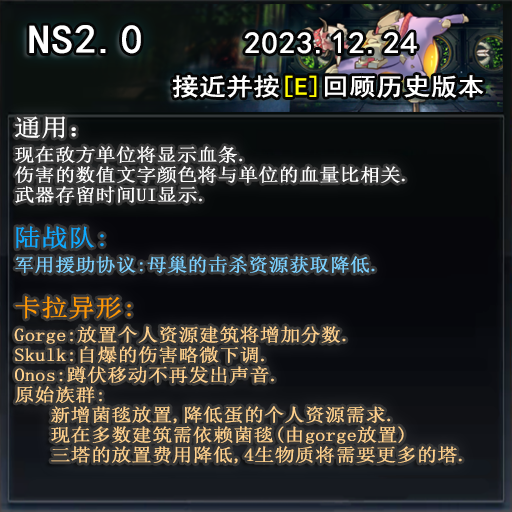
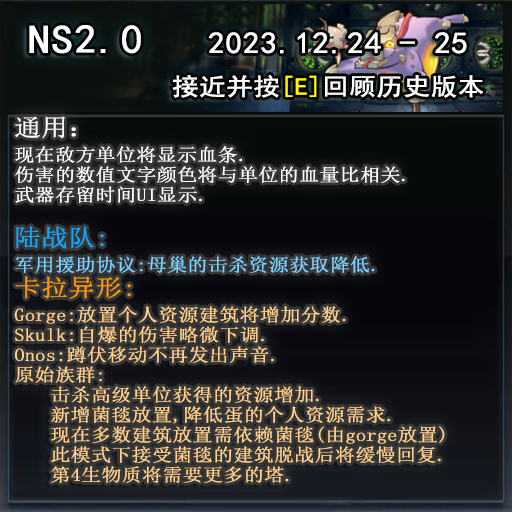
Revision of a layered 512px x 512px image; what changed, layer by layer:
painted on "通用： 现在敌方单位将显示血条. 伤害的数值文字颜色将与单位的血量比相关. 武器存留时间UI显示. 陆战队: 军用援助协议:" over [14, 276, 462, 483]
renamed "NS2.0 2023.12.24 接近并按[E]回顾历史版本" to "NS2.0 2023.12.24 - 25 接近并按[E]回顾历史版本", painted on it over [199, 25, 478, 66]
